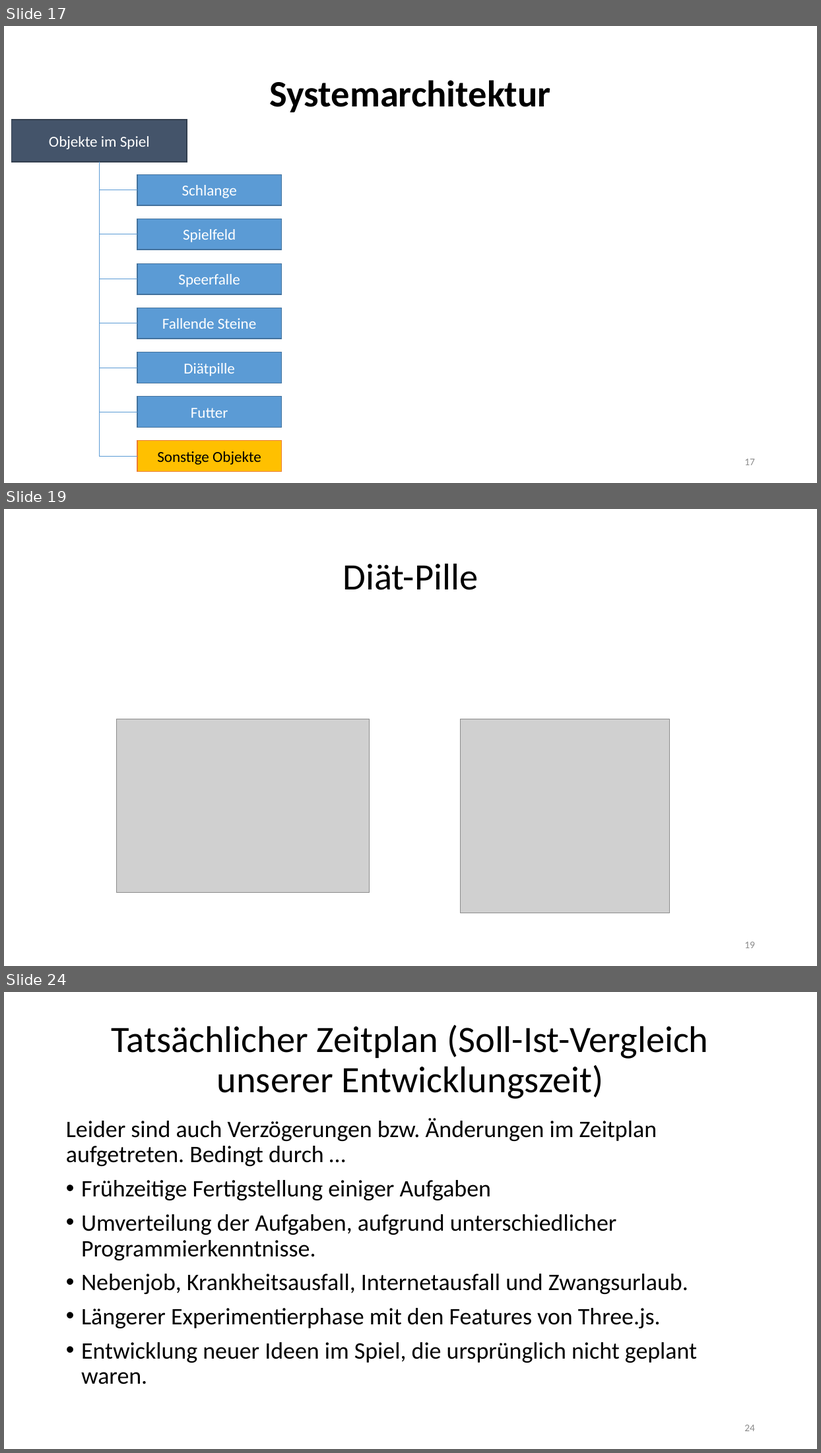
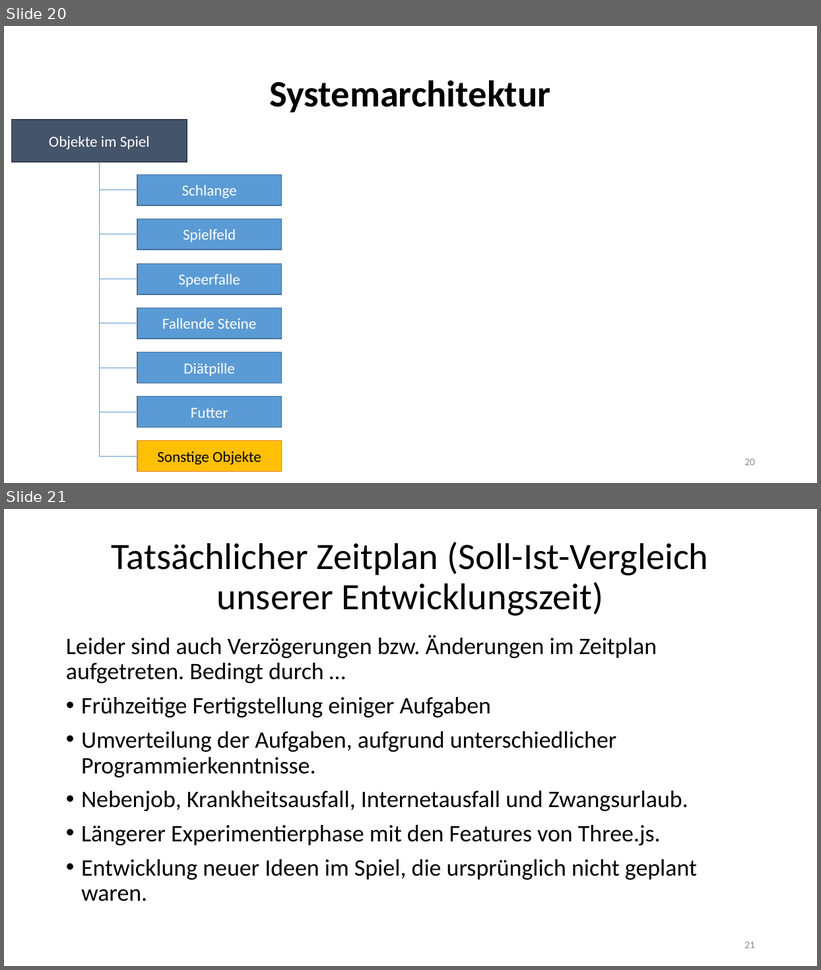
Before and after one commit to RamoramaInteractive/GDV-Projekt, a slide deck: FinalePräsentation.pptx. Shown one above the other, each under a label of ours: slides 17, 19 and 24 before the commit, slides 20 and 21 after it; the slides between them are not shown. The pictures are 821x1453 and 821x970 pixels, drawn with LibreOffice and Linux fonts; fonts in the diff are those of the drawing; grey boxes stand for pictures. Boxes give left, top, right and bottom in pixels: in the first picture for what was removed or moved away, otherwise in the second. Text is boxed around its words. In the diff, an @@ line names an element or a change of style, - is before the commit and + after.

```diff
--- a/FinalePräsentation.pptx
+++ b/FinalePräsentation.pptx
@@ slide 19 removed at (4, 509, 817, 966), background #FFFFFF @@
@@ title removed at (343, 563, 478, 590) @@
-Diät-Pille
@@ picture removed at (117, 719, 370, 892) @@
@@ picture removed at (461, 719, 670, 914) @@
@@ page number removed at (745, 942, 755, 949) @@
-19
@@ what was slide 17 is now slide 20 @@
@@ page number at (745, 459, 755, 466): text changed @@
-17
+20
@@ what was slide 24 is now slide 21 @@
@@ page number at (745, 942, 755, 949): text changed @@
-24
+21
```
Also in this commit, not shown: 7 slides changed, 3 slides added, 6 other slides removed.
